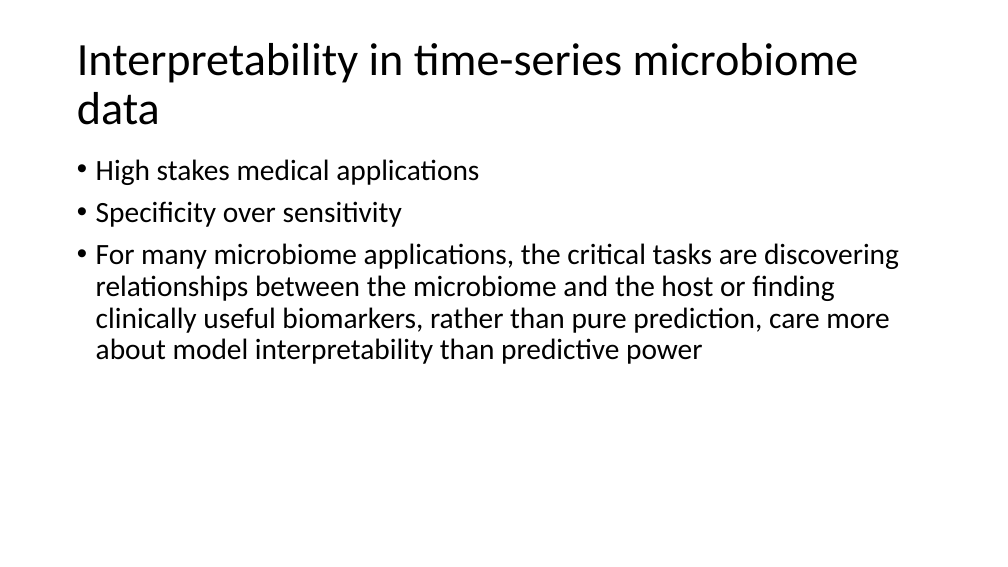
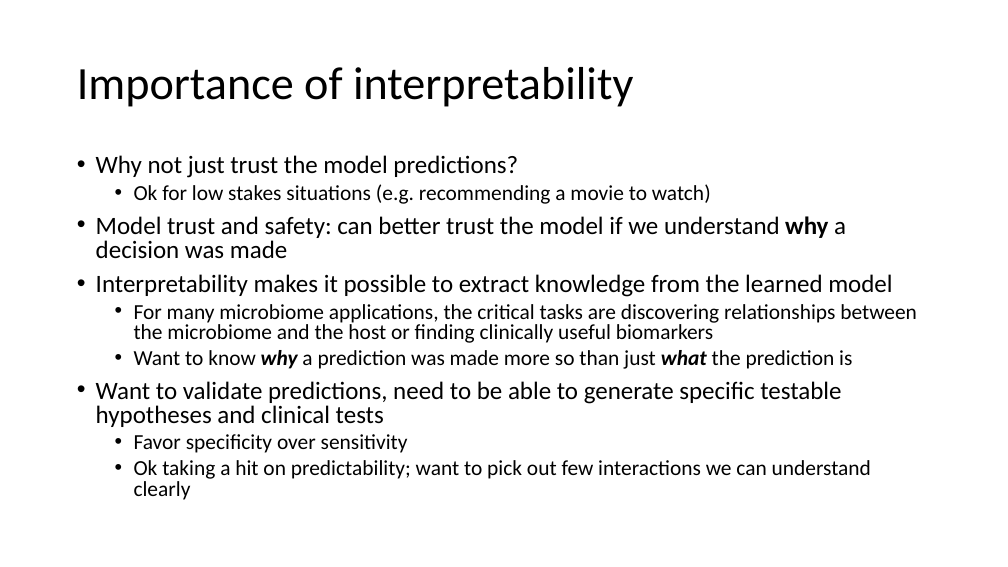
Before and after one commit to gerberlab/cs109b-microbiome, a slide deck: slide 3 of 2022/course_slides.pptx. Drawn at 1008x567 pixels with LibreOffice and Linux fonts; fonts in the diff are those of the drawing. Boxes give left, top, right and bottom in pixels: in the first picture for what was removed or moved away, otherwise in the second. Text is boxed around its words. In the diff, an @@ line names an element or a change of style, - is before the commit and + after.

Commit message:
updated slides

```diff
--- a/2022/course_slides.pptx
+++ b/2022/course_slides.pptx
@@ title at (77, 67, 633, 107): text changed @@
-Interpretability in time-series microbiome data
+Importance of interpretability
@@ text at (96, 155, 917, 500): text changed; size 28 to 20.4 pt @@
-• High stakes medical applications
-• Specificity over sensitivity
-• For many microbiome applications, the critical tasks are discovering relationships between the microbiome and the host or finding clinically useful biomarkers, rather than pure prediction, care more about model interpretability than predictive power
+• Why not just trust the model predictions?
+  • Ok for low stakes situations (e.g. recommending a movie to watch)
+• Model trust and safety: can better trust the model if we understand why a decision was made
+• Interpretability makes it possible to extract knowledge from the learned model
+  • For many microbiome applications, the critical tasks are discovering relationships between the microbiome and the host or finding clinically useful biomarkers
+  • Want to know why a prediction was made more so than just what the prediction is
+• Want to validate predictions, need to be able to generate specific testable hypotheses and clinical tests
+  • Favor specificity over sensitivity
+  • Ok taking a hit on predictability; want to pick out few interactions we can understand clearly
```
Also in this commit, not shown: 11 other slides changed, 7 slides added, 2 slides removed, 1 other file.
